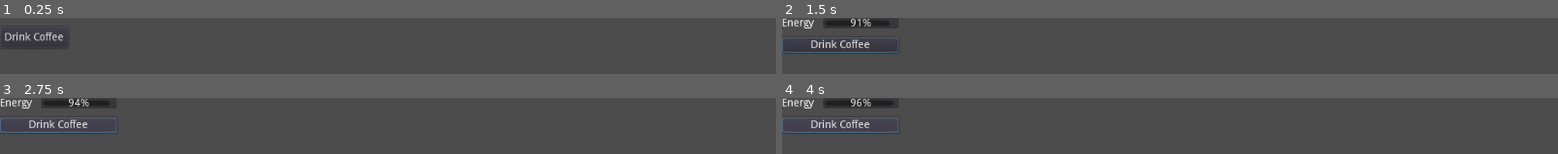
Above: before the commit, frames 1-4 (two rows, left to right).
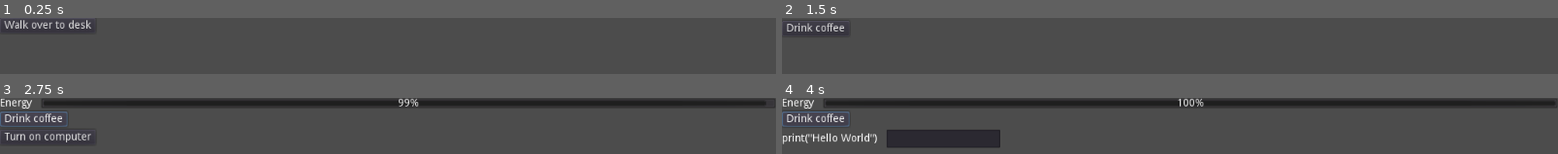
Above: after the commit, the same moments.

Repository: awlego/gmtk2023
Game: Godot game, scene res://opening_scene.tscn
Same seed, same stepped clock (60 frames per second), same inputs: the game is played once before the commit and once after it. This scene is started directly instead of the project's main scene.
Inputs (mouse positions are in pixels of both pictures, inside the frame that each line leads up to):
- Up to frame 1 (0.25 s): no input
- Up to frame 2 (1.5 s): click (813, 37) at 0.5 s, where only the run before the commit has a clickable "Drink Coffee"; click (828, 25) at 1.25 s, where only the run after the commit has a clickable "Walk over to desk"
- Up to frame 3 (2.75 s): click "Drink Coffee" (after the commit: "Drink coffee") at 2 s
- Up to frame 4 (4 s): click (828, 137) at 2.75 s, where only the run after the commit has a clickable "Turn on computer"; click "Drink Coffee" (after the commit: "Drink coffee") at 3.5 s

The runs differ from the first frame. In frame 1, 1.4% of the frame differs, in the area x 0-12%, y 3-52%; in frame 2, 2.9%; in frame 3, 15%; in frame 4, 19%, in the area x 0-100%, y 0-88%.
Error after the commit: Parse Error: The identifier "ProjectButton" isn't declared in the current scope. (res://ProjectFactory.gd:17)

Commit message:
Adding a project factory and a button that accepts custom values, currently VERY simple because I don't know what exact values to pass in

Diff:
--- /dev/null
+++ b/devsim/ProjectFactory.gd
@@ -0,0 +1,29 @@
+extends VBoxContainer
+
+
+# Declare member variables here. Examples:
+# var a = 2
+# var b = "text"
+var project_list = []
+
+
+# Called when the node enters the scene tree for the first time.
+func _ready():
+	pass # Replace with function body.
+
+
+func generateProject(input_string):
+	print(input_string)
+	var new_project = ProjectButton.new()
+	print(len(project_list))
+	new_project.setupButtonParams(input_string, 1, 2, 3, len(project_list))
+	#new_project.pressed.connect(new_project.doButton)
+	#new_project.pressed(funcref(new_project, "doButton"))
+	#button.connect("pressed", self, "_on_Button_pressed")
+	new_project.connect("pressed", new_project, "doButton")
+	project_list.append(new_project)
+	self.add_child(new_project)
+
+# Called every frame. 'delta' is the elapsed time since the previous frame.
+#func _process(delta):
+#	pass
--- a/devsim/opening_scene.gd
+++ b/devsim/opening_scene.gd
@@ -5,12 +5,21 @@
 # var a = 2
 # var b = "text"
 var energy_meter
+var computer_boot_flag = 0
+var removed = false
+onready var removable = get_node("$VSplitContainer/HSplitContainer2/HelloWorld")
+
+var count = 0
 
 # Called when the node enters the scene tree for the first time.
 func _ready():
 	$VSplitContainer/HSplitContainer/ProgressBar.hide()
 	$VSplitContainer/HSplitContainer/Label.hide()
-
+	$VSplitContainer/DrinkCoffee.hide()
+	$VSplitContainer/BootComputer.hide()
+	$VSplitContainer/HSplitContainer2/Label.hide()
+	$VSplitContainer/HSplitContainer2/HelloWorld.hide()
+	$VSplitContainer/HSplitContainer2/HelloWorld.max_length = 20
 
 	#$HSplitContainer/ProgressBar.value = 100
 
@@ -23,9 +32,45 @@
 func _on_Timer_timeout():
 	$VSplitContainer/HSplitContainer/ProgressBar.value -= 1
 
+	$ProjectFactory.generateProject("Testing " + str(count))
+	count += 1
+	print($ProjectFactory.project_list)
+
 
 func _on_Drink_Coffee_pressed():
 	$VSplitContainer/HSplitContainer/ProgressBar.value = 100
 	$VSplitContainer/HSplitContainer/ProgressBar.show()
 	$VSplitContainer/HSplitContainer/Label.show()
 	$Timer.start()
+	if computer_boot_flag == 0:
+		computer_boot_flag = 1
+		$VSplitContainer/BootComputer.show()
+	if removed == true:
+		print('adding the child back')
+		print(removable)
+		$VSplitContainer/HSplitContainer2.add_child(removable)
+		$VSplitContainer/HSplitContainer2/HelloWorld.show()
+
+func _on_WalkDesk_pressed():
+	$VSplitContainer/WalkDesk.hide()
+	$VSplitContainer/DrinkCoffee.show()
+
+
+func _on_Boot_Computer_pressed():
+	$VSplitContainer/BootComputer.hide()
+	# TODO play animation of bootup
+	# text fade in
+	$VSplitContainer/HSplitContainer2/Label.show()
+	$VSplitContainer/HSplitContainer2/HelloWorld.show()
+
+
+
+func _on_HelloWorld_gui_input(event):
+	if $VSplitContainer/HSplitContainer/ProgressBar.value == 0:
+		removed = true
+		$VSplitContainer/HSplitContainer2/HelloWorld.get_parent().remove_child($VSplitContainer/HSplitContainer2/HelloWorld)
+
+		#$VSplitContainer/HSplitContainer2/HelloWorld.set_process_input(false)
+		#$VSplitContainer/HSplitContainer2/HelloWorld.max_length = len($VSplitContainer/HSplitContainer2/HelloWorld.text)
+		#print($VSplitContainer/HSplitContainer2/HelloWorld.max_length)
+		#$VSplitContainer/HSplitContainer2/HelloWorld.max_length -= 1
--- a/devsim/opening_scene.tscn
+++ b/devsim/opening_scene.tscn
@@ -1,19 +1,27 @@
-[gd_scene load_steps=2 format=2]
+[gd_scene load_steps=3 format=2]
 
 [ext_resource path="res://opening_scene.gd" type="Script" id=1]
+[ext_resource path="res://ProjectFactory.gd" type="Script" id=2]
 
 [node name="opening_scene" type="Control"]
 anchor_right = 1.0
 anchor_bottom = 1.0
 script = ExtResource( 1 )
 
-[node name="VSplitContainer" type="VSplitContainer" parent="."]
-margin_right = 40.0
-margin_bottom = 40.0
+[node name="VSplitContainer" type="VBoxContainer" parent="."]
+margin_right = 1024.0
+margin_bottom = 601.0
+
+[node name="WalkDesk" type="Button" parent="VSplitContainer"]
+margin_right = 126.0
+margin_bottom = 20.0
+size_flags_horizontal = 0
+text = "Walk over to desk"
 
 [node name="HSplitContainer" type="HSplitContainer" parent="VSplitContainer"]
-margin_right = 154.0
-margin_bottom = 14.0
+margin_top = 24.0
+margin_right = 1024.0
+margin_bottom = 38.0
 
 [node name="Label" type="Label" parent="VSplitContainer/HSplitContainer"]
 margin_right = 42.0
@@ -22,18 +30,52 @@
 
 [node name="ProgressBar" type="ProgressBar" parent="VSplitContainer/HSplitContainer"]
 margin_left = 54.0
-margin_right = 154.0
+margin_right = 1024.0
 margin_bottom = 14.0
 rect_min_size = Vector2( 100, 14 )
 
-[node name="Drink_Coffee" type="Button" parent="VSplitContainer"]
-margin_top = 26.0
-margin_right = 154.0
-margin_bottom = 46.0
-text = "Drink Coffee"
+[node name="DrinkCoffee" type="Button" parent="VSplitContainer"]
+margin_top = 42.0
+margin_right = 89.0
+margin_bottom = 62.0
+size_flags_horizontal = 0
+text = "Drink coffee"
+
+[node name="BootComputer" type="Button" parent="VSplitContainer"]
+margin_top = 66.0
+margin_right = 126.0
+margin_bottom = 86.0
+size_flags_horizontal = 0
+text = "Turn on computer"
+
+[node name="HSplitContainer2" type="HSplitContainer" parent="VSplitContainer"]
+margin_top = 90.0
+margin_right = 288.0
+margin_bottom = 114.0
+size_flags_horizontal = 0
+
+[node name="Label" type="Label" parent="VSplitContainer/HSplitContainer2"]
+margin_top = 5.0
+margin_right = 126.0
+margin_bottom = 19.0
+text = "print(\"Hello World\")"
+
+[node name="HelloWorld" type="LineEdit" parent="VSplitContainer/HSplitContainer2"]
+margin_left = 138.0
+margin_right = 288.0
+margin_bottom = 24.0
+rect_min_size = Vector2( 150, 20 )
 
 [node name="Timer" type="Timer" parent="."]
-wait_time = 0.1
+wait_time = 0.5
 
-[connection signal="pressed" from="VSplitContainer/Drink_Coffee" to="." method="_on_Drink_Coffee_pressed"]
+[node name="ProjectFactory" type="VBoxContainer" parent="."]
+margin_right = 40.0
+margin_bottom = 40.0
+script = ExtResource( 2 )
+
+[connection signal="pressed" from="VSplitContainer/WalkDesk" to="." method="_on_WalkDesk_pressed"]
+[connection signal="pressed" from="VSplitContainer/DrinkCoffee" to="." method="_on_Drink_Coffee_pressed"]
+[connection signal="pressed" from="VSplitContainer/BootComputer" to="." method="_on_Boot_Computer_pressed"]
+[connection signal="gui_input" from="VSplitContainer/HSplitContainer2/HelloWorld" to="." method="_on_HelloWorld_gui_input"]
 [connection signal="timeout" from="Timer" to="." method="_on_Timer_timeout"]
--- /dev/null
+++ b/devsim/scenes/project_button.gd
@@ -0,0 +1,33 @@
+extends Button
+class_name ProjectButton
+
+# Declare member variables here. Examples:
+# var a = 2
+# var b = "text"
+
+var value
+var value2
+var value3
+var idx
+
+# Called when the node enters the scene tree for the first time.
+func _ready():
+	pass # Replace with function body.
+
+func setupButtonParams(text, v, v2, v3, index):
+	self.text = text
+	value = v
+	value2 = v2
+	value3 = v3
+	idx = index
+
+func doButton():
+	var count = 0
+	for b in self.get_parent().project_list:
+		if b == self:
+			self.get_parent().project_list.remove(count)
+		count += 1
+	self.get_parent().remove_child(self)
+# Called every frame. 'delta' is the elapsed time since the previous frame.
+#func _process(delta):
+#	pass
